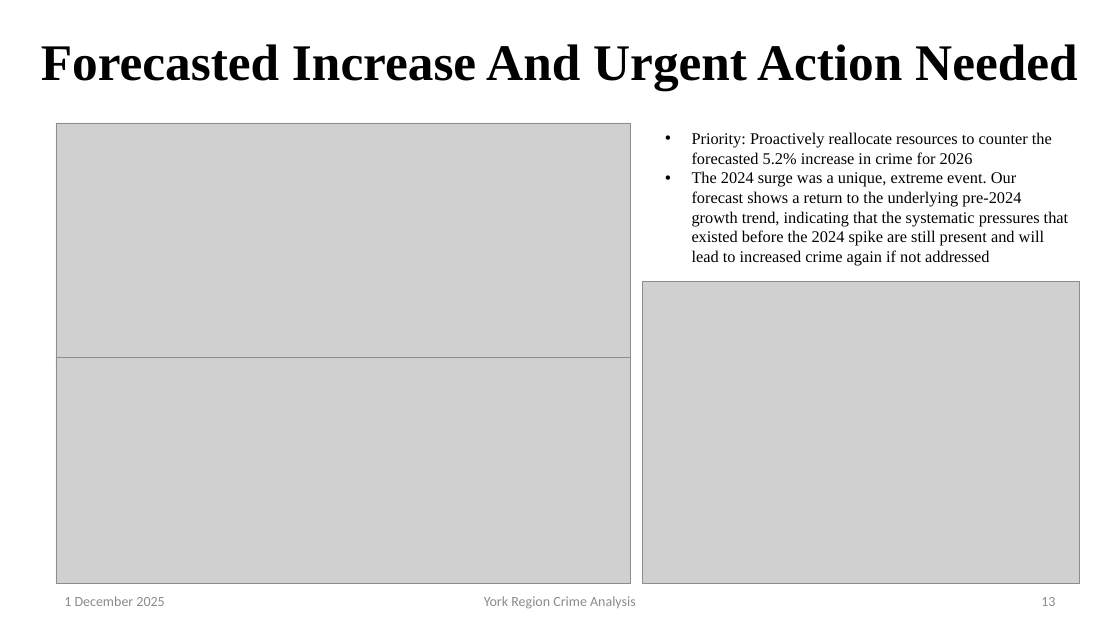
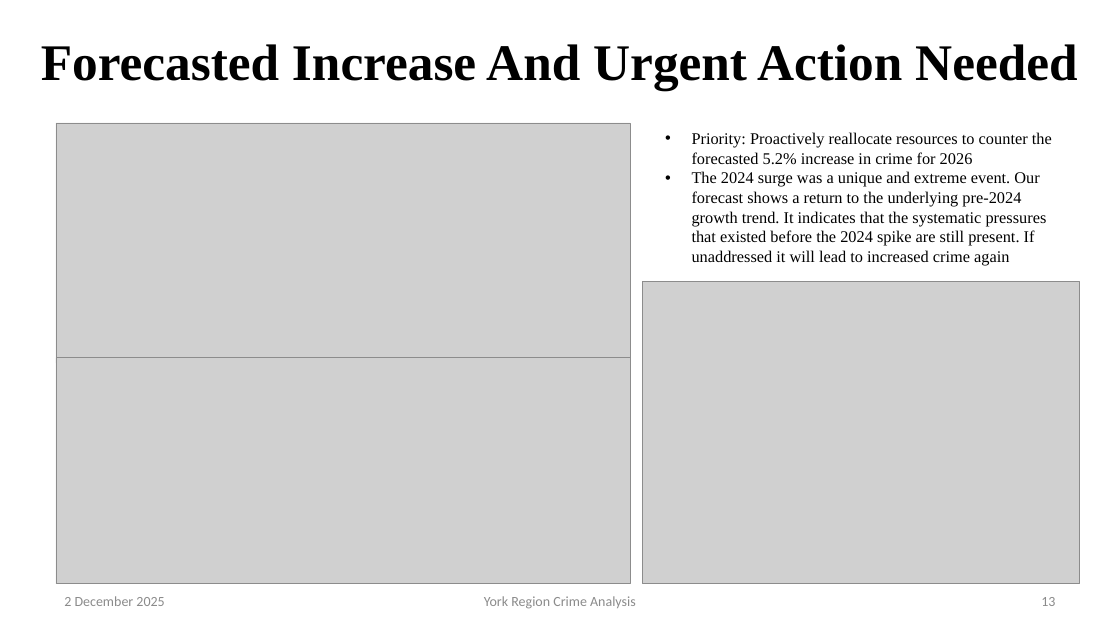
Before and after one commit to fuxima/YRP, a slide deck: slide 13 of YorkRegionCrimeAnalysis_presentation.pptx. Drawn at 1120x630 pixels with LibreOffice and Linux fonts; fonts in the diff are those of the drawing; grey boxes stand for pictures; background and template pictures are left out. Boxes give left, top, right and bottom in pixels: in the first picture for what was removed or moved away, otherwise in the second. Text is boxed around its words. In the diff, an @@ line names an element or a change of style, - is before the commit and + after.

```diff
--- a/YorkRegionCrimeAnalysis_presentation.pptx
+++ b/YorkRegionCrimeAnalysis_presentation.pptx
@@ text at box(692, 171, 1047, 266): text changed @@
-• The 2024 surge was a unique, extreme event. Our forecast shows a return to the underlying pre-2024 growth trend, indicating that the systematic pressures that existed before the 2024 spike are still present and will lead to increased crime again if not addressed
+• The 2024 surge was a unique and extreme event. Our forecast shows a return to the underlying pre-2024 growth trend. It indicates that the systematic pressures that existed before the 2024 spike are still present. If unaddressed it will lead to increased crime again
@@ text at box(64, 596, 164, 606): text changed @@
-1 December 2025
+2 December 2025
```
Also in this commit, not shown: 26 other slides changed, 1 other file.
